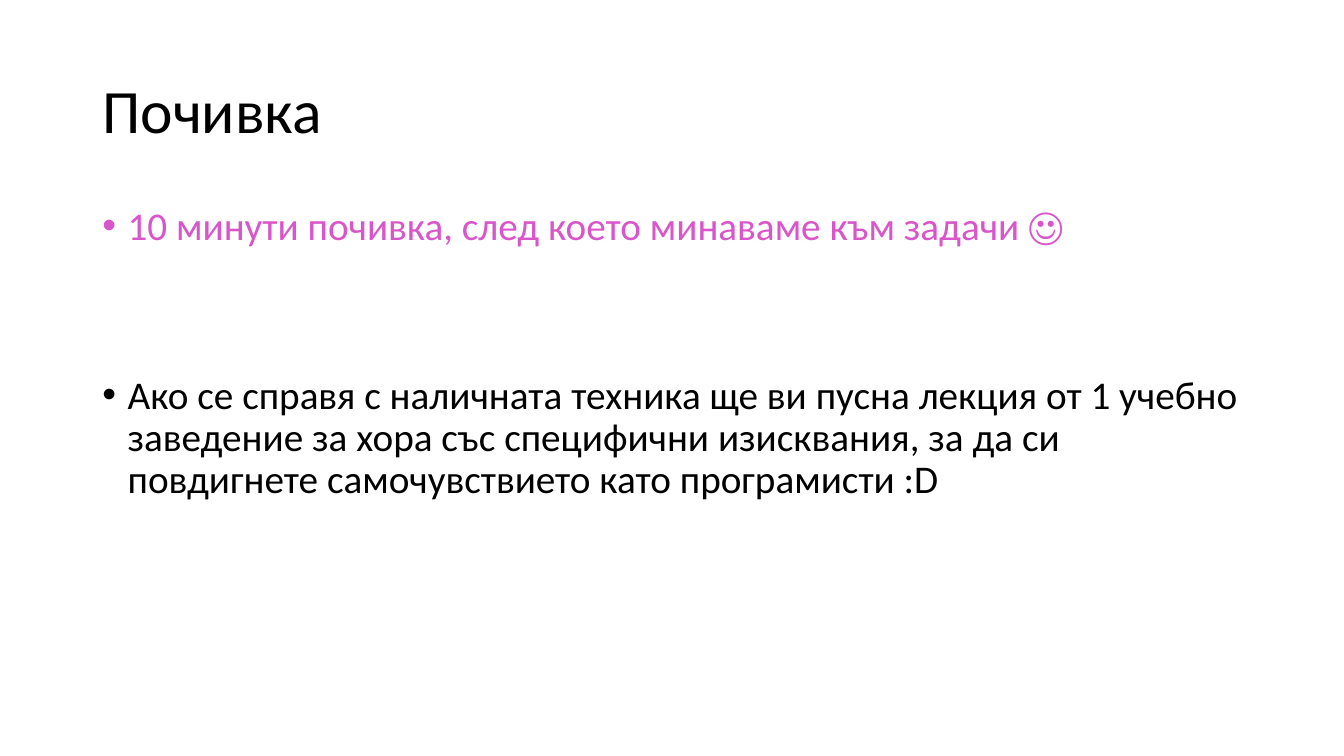
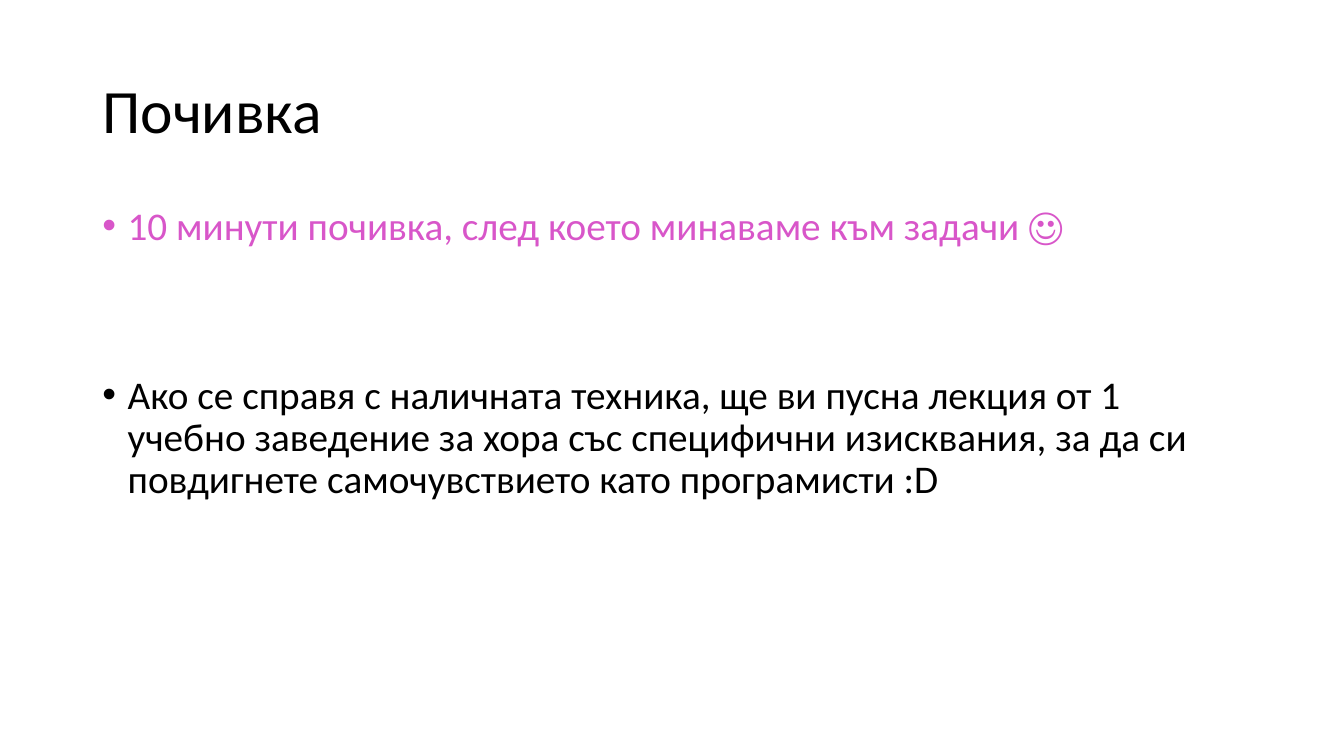
Before and after one commit to Mapmo/Uni-CPP, a slide deck: slide 101 of Introducing To Programming Materials/Consultation 3/Consultation3.pptx. Drawn at 1344x756 pixels with LibreOffice and Linux fonts; fonts in the diff are those of the drawing. Boxes give left, top, right and bottom in pixels: in the first picture for what was removed or moved away, otherwise in the second. Text is boxed around its words. In the diff, an @@ line names an element or a change of style, - is before the commit and + after.

```diff
--- a/Introducing To Programming Materials/Consultation 3/Consultation3.pptx
+++ b/Introducing To Programming Materials/Consultation 3/Consultation3.pptx
@@ text at (128, 383, 1187, 500): text changed @@
-• Ако се справя с наличната техника ще ви пусна лекция от 1 учебно заведение за хора със специфични изисквания, за да си повдигнете самочувствието като програмисти :D
+• Ако се справя с наличната техника, ще ви пусна лекция от 1 учебно заведение за хора със специфични изисквания, за да си повдигнете самочувствието като програмисти :D
```
Also in this commit, not shown: 10 other slides changed, 1 slide added, 1 slide removed, 1 other file.
